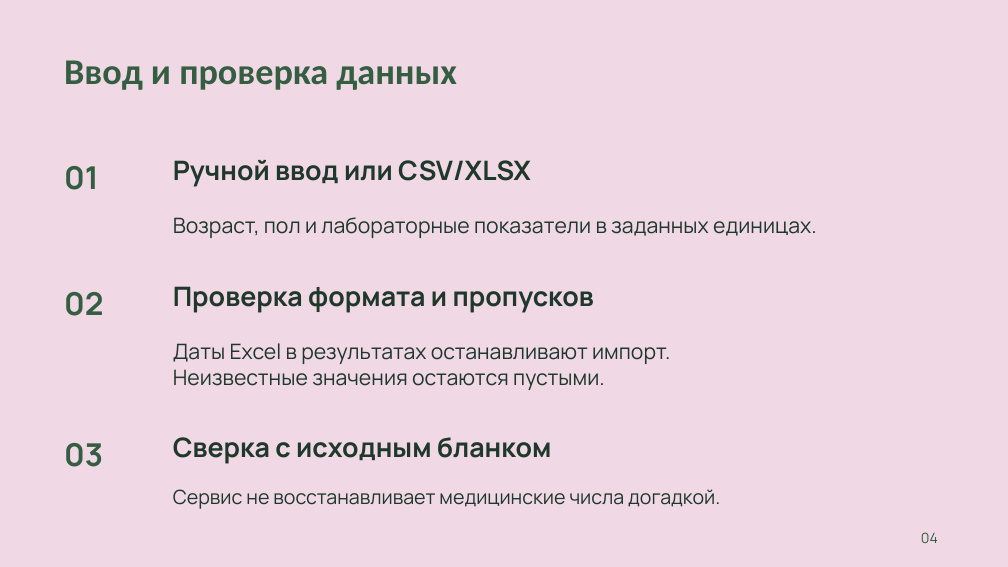
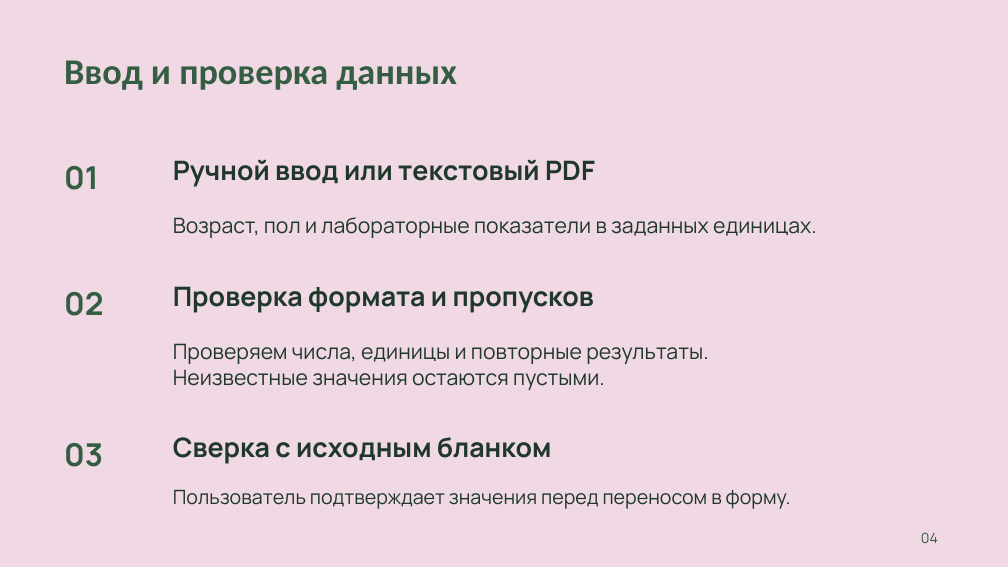
Before and after one commit to sooonklc-sys/leya, a slide deck: slide 4 of docs/presentation/leya.pptx. Drawn at 1008x567 pixels with LibreOffice and Linux fonts; fonts in the diff are those of the drawing. Boxes give left, top, right and bottom in pixels: in the first picture for what was removed or moved away, otherwise in the second. Text is boxed around its words. In the diff, an @@ line names an element or a change of style, - is before the commit and + after.

```diff
--- a/docs/presentation/leya.pptx
+++ b/docs/presentation/leya.pptx
@@ text at (173, 160, 595, 187): text changed @@
-Ручной ввод или CSV/XLSX
+Ручной ввод или текстовый PDF
@@ text at (173, 343, 708, 364): text changed @@
-Даты Excel в результатах останавливают импорт.
+Проверяем числа, единицы и повторные результаты.
@@ text at (173, 490, 791, 509): text changed @@
-Сервис не восстанавливает медицинские числа догадкой.
+Пользователь подтверждает значения перед переносом в форму.
```
Also in this commit, not shown: 1 other slide changed, 1 slide added, 1 slide removed, 6 other files.
